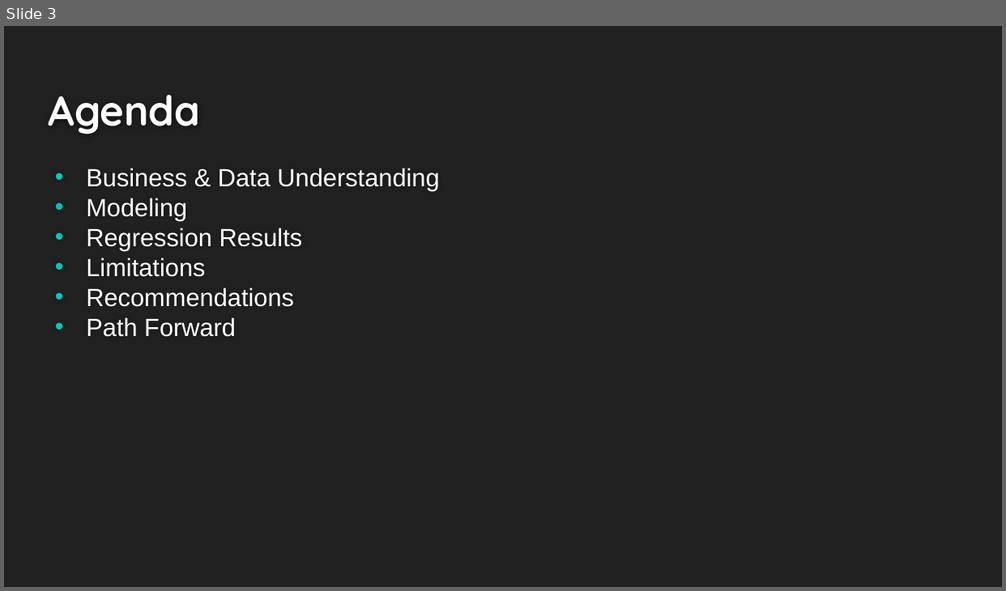
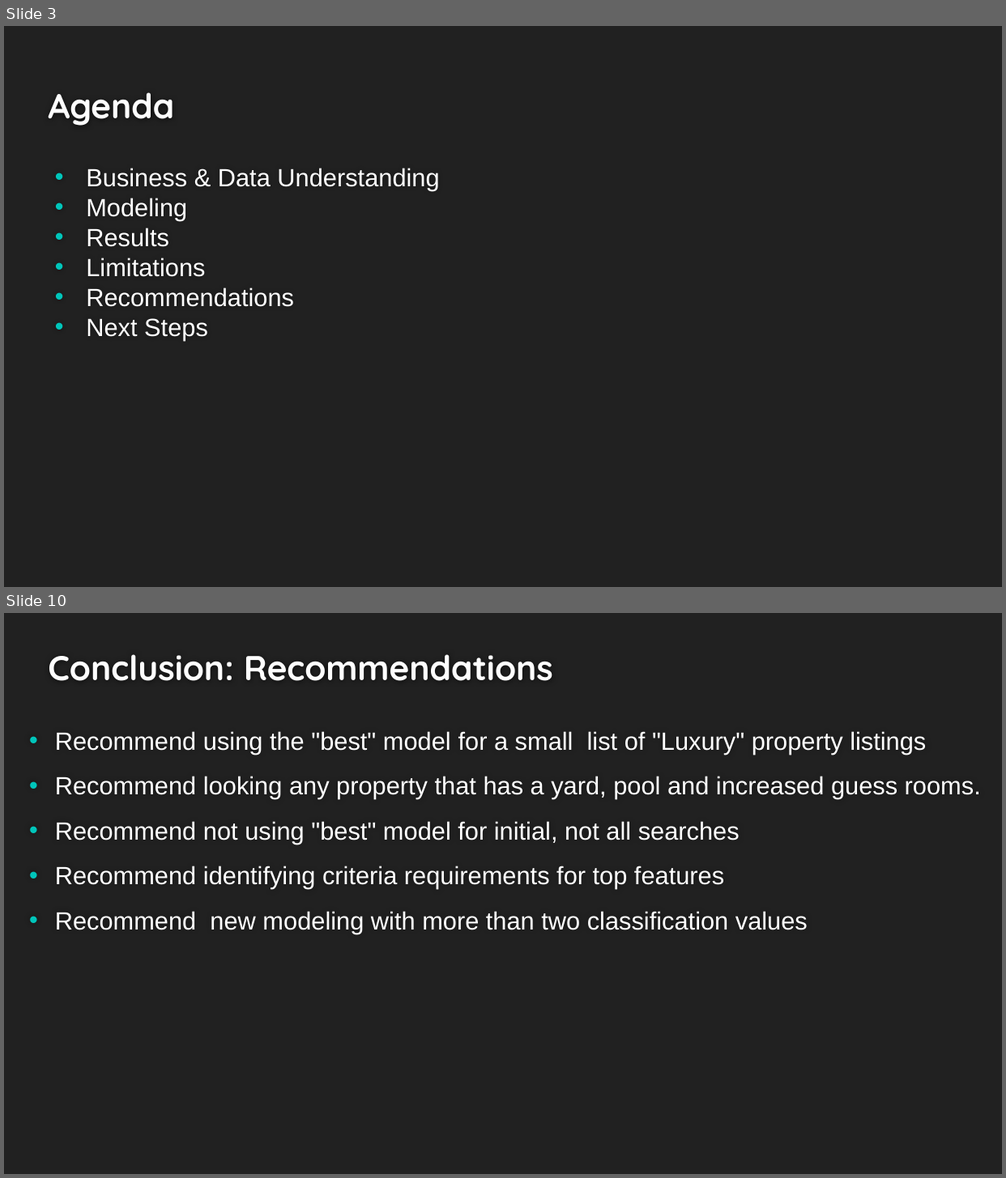
Before and after one commit to Dmvinedata/Paris_Housing_P3, a slide deck: Phase3_Project_Presentation_DJackson.pptx. Shown one above the other, each under a label of ours: slide 3 before the commit, slides 3 and 10 after it; the slides between them are not shown. The pictures are 1006x591 and 1006x1178 pixels, drawn with LibreOffice and Linux fonts; fonts in the diff are those of the drawing. Boxes give left, top, right and bottom in pixels: in the first picture for what was removed or moved away, otherwise in the second. Text is boxed around its words. In the diff, an @@ line names an element or a change of style, - is before the commit and + after.

```diff
--- a/Phase3_Project_Presentation_DJackson.pptx
+++ b/Phase3_Project_Presentation_DJackson.pptx
@@ slide 10 added at [4,613,1002,1174], background #212121 @@
@@ title added at [48,654,553,681], 24.9 pt, text #FEFEFE, bold @@
+Conclusion: Recommendations
@@ text added at [55,731,981,934], 18 pt, text #FFFFFF @@
+• Recommend using the "best" model for a small list of "Luxury" property listings
+• Recommend looking any property that has a yard, pool and increased guess rooms.
+• Recommend not using "best" model for initial, not all searches
+• Recommend identifying criteria requirements for top features
+• Recommend new modeling with more than two classification values
@@ slide 3 changed as well @@
@@ title "Agenda" at [48,92,174,126]: size 30 to 24.9 pt @@
@@ text at [86,228,169,247]: text changed @@
-• Regression Results
+• Results
@@ text at [86,318,208,340]: text changed @@
-• Path Forward
+• Next Steps
```
Also in this commit, not shown: 5 other slides changed, 5 other slides added, 6 slides removed, 5 other files.
